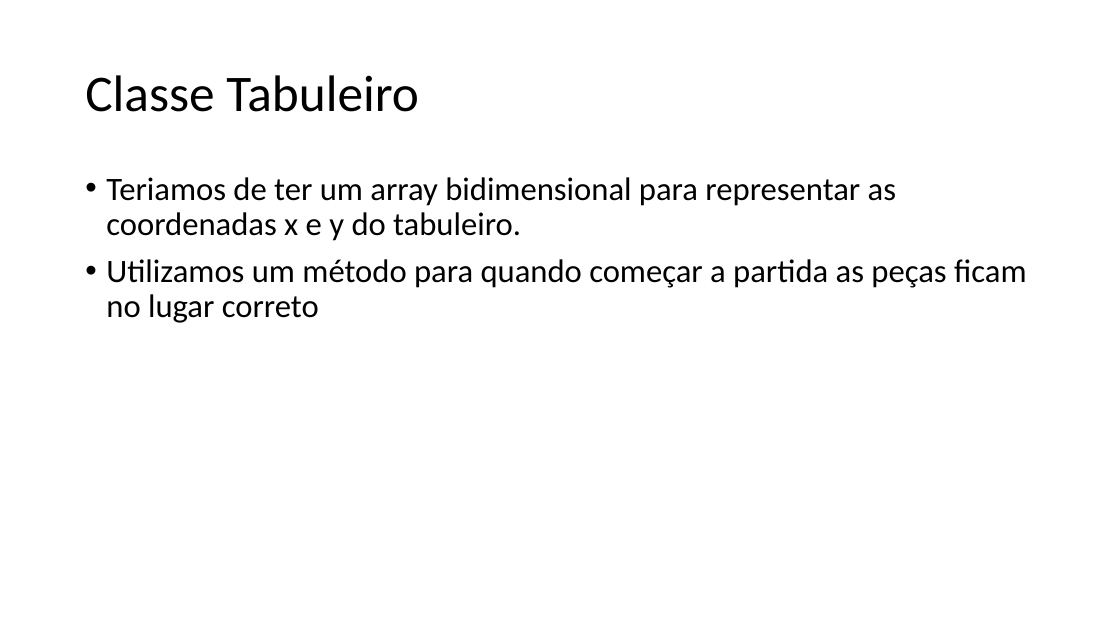
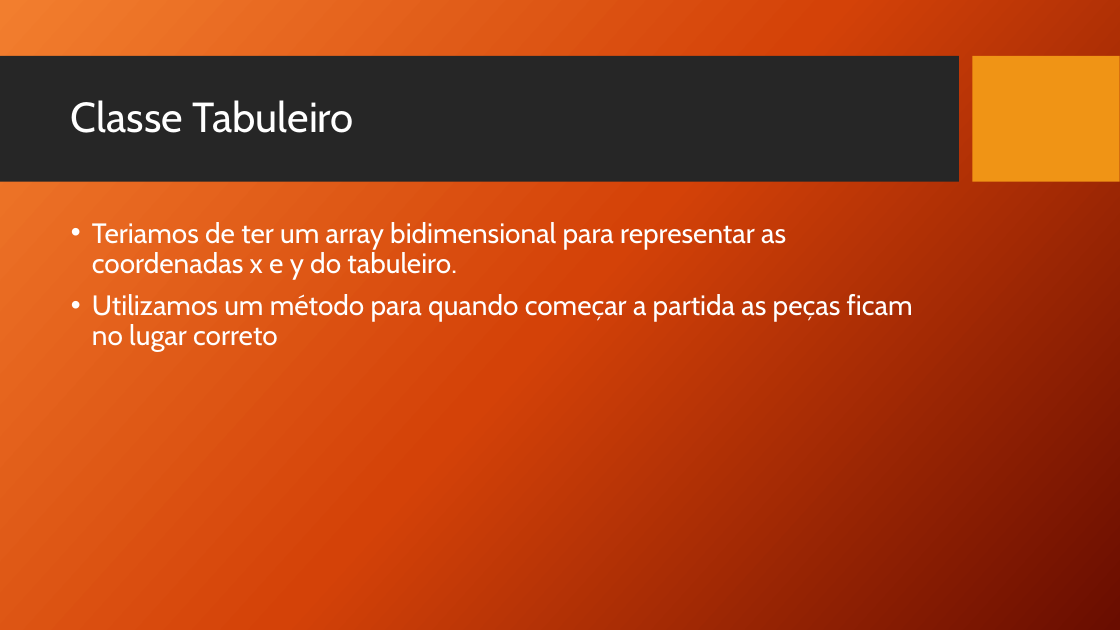
Before and after one commit to wolfmanPires/LDP, a slide deck: slide 7 of Damas.pptx (slide 5 before the commit). Drawn at 1120x630 pixels with LibreOffice and Linux fonts; fonts in the diff are those of the drawing; background and template pictures are left out. Boxes give left, top, right and bottom in pixels: in the first picture for what was removed or moved away, otherwise in the second. Text is boxed around its words. In the diff, an @@ line names an element or a change of style, - is before the commit and + after.

```diff
--- a/Damas.pptx
+++ b/Damas.pptx
@@ background #FFFFFF to picture (left out) @@
@@ rectangle added at bbox=[0, 56, 959, 182], fill #262626 @@
@@ rectangle added at bbox=[973, 56, 1120, 182], fill #F09415 @@
@@ title "Classe Tabuleiro": place and size @@
-title "Classe Tabuleiro" at bbox=[85, 75, 419, 112]
+title "Classe Tabuleiro" at bbox=[71, 100, 354, 133]
@@ title "Classe Tabuleiro" at bbox=[71, 100, 354, 133]: size 44 to 36 pt, font Calibri to Cabin, text colour #000000 to #FFFFFF @@
@@ text "Teriamos de ter um array ...": place and size @@
-text "Teriamos de ter um array ..." at bbox=[106, 177, 1027, 323]
+text "Teriamos de ter um array ..." at bbox=[92, 222, 913, 351]
@@ text "Teriamos de ter um array ..." at bbox=[92, 222, 913, 351]: size 28 to 24 pt, font Calibri to Cabin, text colour #000000 to #FFFFFF @@
```
Also in this commit, not shown: 5 other slides changed, 2 slides added.
